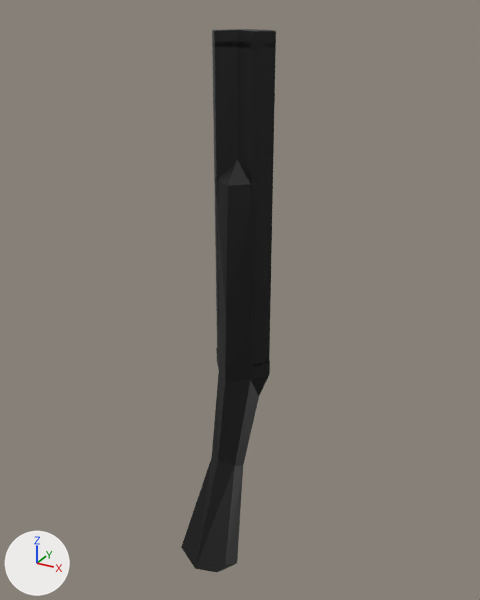
Renders of the Blender file Assets/3DModels/MiriamsShotgun/MiriamsShotgun.blend from each side of a commit.
Before and after are seen from a camera (50 mm lens) standing at (0.895, -1.872, 0.716) and looking at (-0.017, -0.214, -0.113). The axes (+X, +Y, +Z) are drawn at lower left. The lights are the same throughout. The picture after the commit comes second.

Objects in the first picture: 'BarrelTip', 'Barrels', 'Break', 'Handle'.
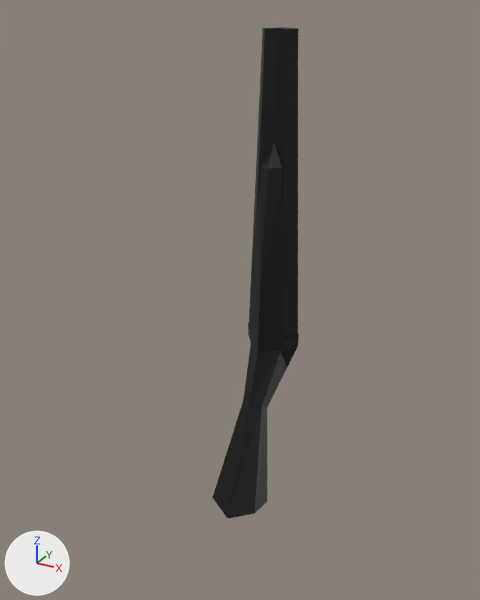
Commit message: shotgun model adjustment

Boxes [x1, y1, x2, y2] around the edits, measured in the pictures (480 x 600 px; the box of a moved part takes in the faces that stretch with it):
'Barrels', reshaped, moved (23% narrower, 8% shorter)
    before: [212, 41, 276, 366]
    after: [249, 39, 298, 338]
'Handle', reshaped, moved (11% shorter)
    before: [181, 310, 270, 572]
    after: [212, 284, 299, 518]
'Break', moved
    before: [215, 160, 256, 317]
    after: [251, 143, 286, 292]
'BarrelTip', mesh rescaled, moved
    before: [212, 29, 276, 48]
    after: [262, 27, 298, 40]
part 1 of me_cylinder_001, moved or reshaped
    before: [181, 372, 259, 572]
    after: [212, 344, 287, 518]

The edits, one by one:
me_cylinder_001 is used by ob_handle; location (0.0, -0.227, 0.204).
me_cylinder_001 had 23 vertices, 18 faces and spanned x -0.089..0.0, y -0.303..0.048, z -1.247..-0.325.
me_cylinder_001 now has 23 vertices, 18 faces and spans x -0.089..0.0, y -0.314..0.048, z -1.15..-0.325.
Part 1, on me_cylinder_001:
Vertex 8 of me_cylinder_001 moves from (0.0, -0.153, -0.802) to (0.0, -0.161, -0.703).
Vertex 9 of me_cylinder_001 moves from (-0.039, -0.087, -0.859) to (-0.03, -0.116, -0.742).
Vertex 10 of me_cylinder_001 moves from (0.0, -0.072, -0.877) to (0.0, -0.106, -0.754).
Vertex 11 of me_cylinder_001 moves from (0.0, -0.303, -1.119) to (0.0, -0.314, -1.077).
Vertex 12 of me_cylinder_001 moves from (-0.068, -0.179, -1.176) to (-0.068, -0.178, -1.083).
Vertex 13 of me_cylinder_001 moves from (0.0, -0.181, -1.247) to (0.0, -0.153, -1.15).
Vertex 16 of me_cylinder_001 moves from (-0.034, -0.126, -0.828) to (-0.027, -0.143, -0.721).
Vertex 17 of me_cylinder_001 moves from (-0.075, -0.262, -1.109) to (-0.075, -0.28, -1.052).
me_cylinder_003 is used by ob_barreltip; parent ob_break; location (0.0, -0.256, -0.123).
me_cylinder_003 had 15 vertices, 14 faces and spanned x -0.0866..0.0, y -0.0172..0.1082, z 0.7525..0.7792.
me_cylinder_003 now has 15 vertices, 14 faces and spans x -0.0494..0.0, y 0.0064..0.078, z 0.7525..0.7792.
me_cylinder_003 part 2: the whole mesh is scaled about its middle by (0.571, 0.571, 1), then moved by (0.0186, -0.0033, 0.0).
me_cylinder_004 has 10 vertices, 7 faces and spans x -0.087..0.0, y -0.017..0.074, z -0.178..0.752.
me_cylinder_004 is used by ob_barrels; parent ob_break; location (0.0, -0.256, -0.123).
Part 3, on me_cylinder_004:
Vertex 5 of me_cylinder_004 moves from (-0.087, 0.028, 0.752) to (-0.049, 0.032, 0.752).
Vertex 6 of me_cylinder_004 moves from (-0.053, -0.017, 0.752) to (-0.031, 0.006, 0.752).
Vertex 7 of me_cylinder_004 moves from (0.0, 0.0, 0.752) to (0.0, 0.016, 0.752).
Vertex 8 of me_cylinder_004 moves from (0.0, 0.056, 0.752) to (0.0, 0.048, 0.752).
Vertex 9 of me_cylinder_004 moves from (-0.053, 0.074, 0.752) to (-0.031, 0.058, 0.752).
Object 'Handle' (ob_handle) moves from (0.0, -0.227, 0.204) to (0.0, -0.01, 0.204).
Object 'Break' (ob_break) moves from (0.0, -0.256, -0.147) to (0.0, -0.038, -0.147).
